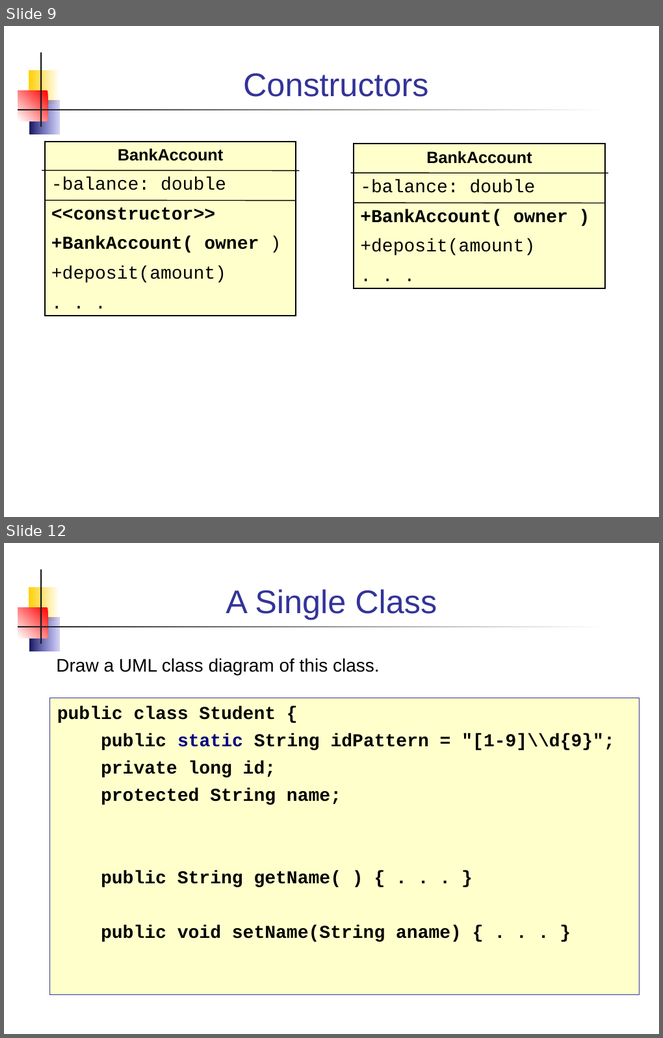
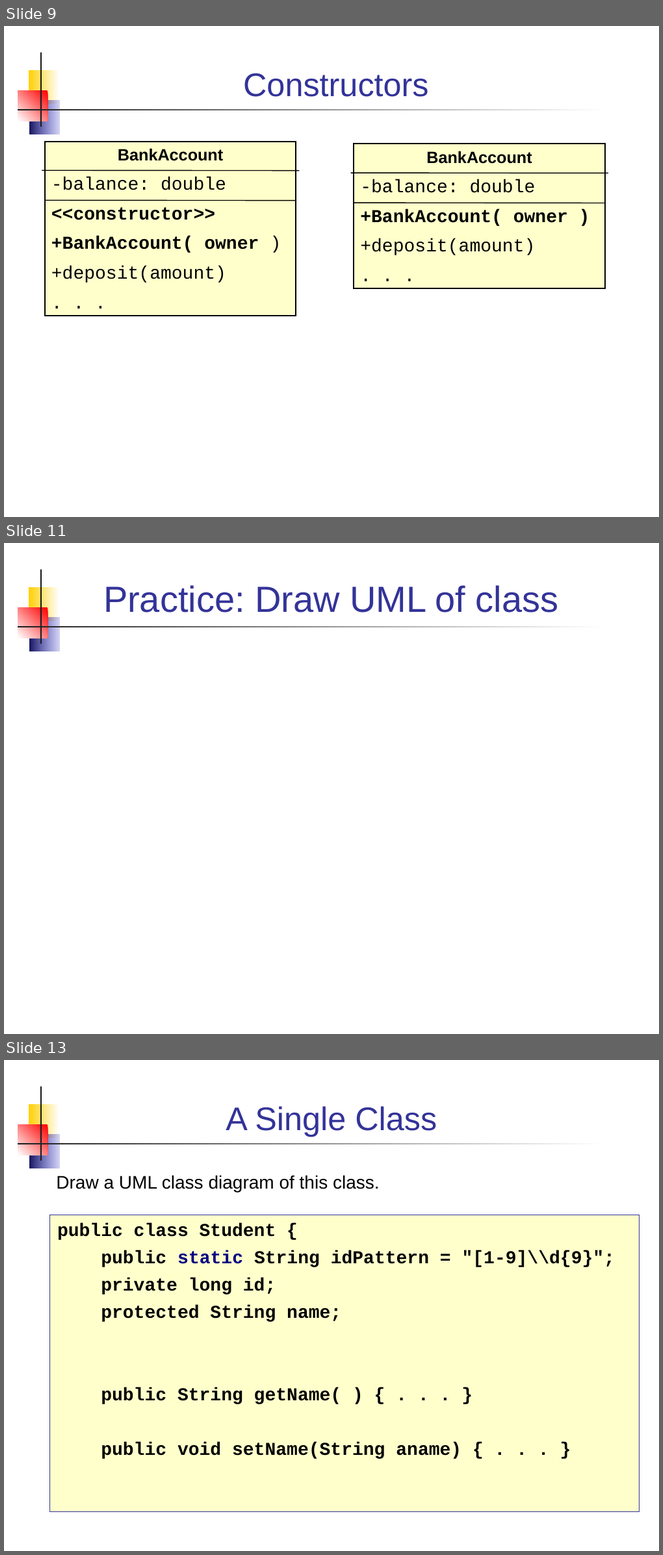
Before and after one commit to skeoop/skeoop.github.io, a slide deck: week1/5-UML-Class-Diagram.ppt. Shown one above the other, each under a label of ours: slides 9 and 12 before the commit, slides 9, 11 and 13 after it; the slides between them are not shown. The pictures are 663x1038 and 663x1555 pixels, drawn with LibreOffice and Linux fonts; fonts in the diff are those of the drawing. Boxes give left, top, right and bottom in pixels: in the first picture for what was removed or moved away, otherwise in the second. Text is boxed around its words. In the diff, an @@ line names an element or a change of style, - is before the commit and + after.

```diff
--- a/week1/5-UML-Class-Diagram.ppt
+++ b/week1/5-UML-Class-Diagram.ppt
@@ slide 11 added at [4,543,659,1034], background #FFFFFF; not listed: 5 template elements that a slide beside it also shows @@
@@ title added at [103,585,559,613], 40 pt, text #333399 @@
+Practice: Draw UML of class
@@ what was slide 12 is now slide 13 @@
```
Also in this commit, not shown: 1 slide changed, 1 other slide added, 1 slide removed, 6 other files.
